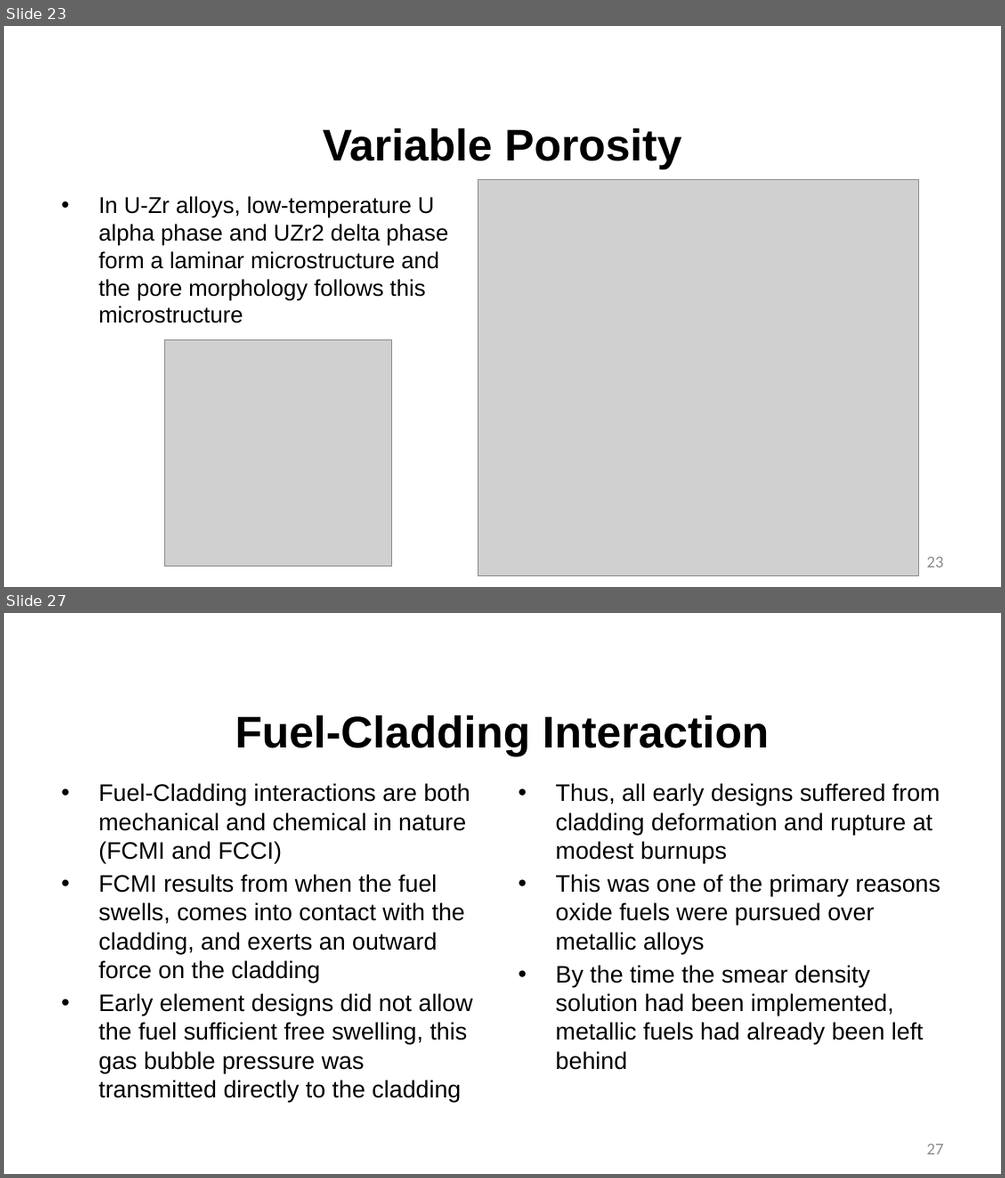
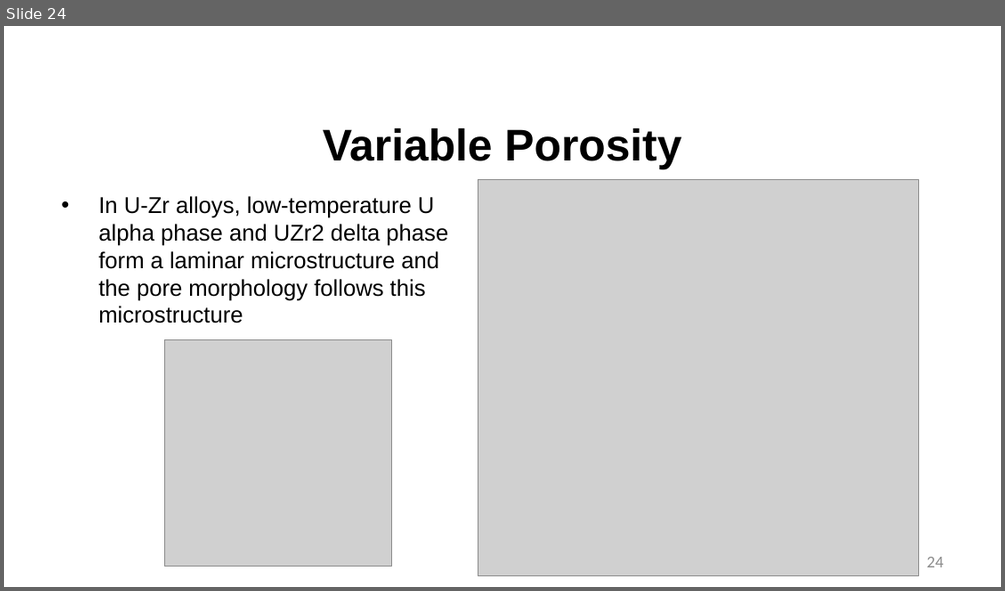
Before and after one commit to benbeeler/TEACHING, a slide deck: Advanced Reactor Materials/Fall2025/Lec9_SFRs.pptx. Shown one above the other, each under a label of ours: slides 23 and 27 before the commit, slide 24 after it; the slides between them are not shown. The pictures are 1005x1178 and 1005x591 pixels, drawn with LibreOffice and Linux fonts; fonts in the diff are those of the drawing; grey boxes stand for pictures; background and template pictures are left out. Boxes give left, top, right and bottom in pixels: in the first picture for what was removed or moved away, otherwise in the second. Text is boxed around its words. In the diff, an @@ line names an element or a change of style, - is before the commit and + after.

```diff
--- a/Advanced Reactor Materials/Fall2025/Lec9_SFRs.pptx
+++ b/Advanced Reactor Materials/Fall2025/Lec9_SFRs.pptx
@@ slide 27 removed at [4, 613, 1001, 1174], background #FFFFFF @@
@@ title removed at [235, 715, 769, 757] @@
-Fuel-Cladding Interaction
@@ text removed at [98, 783, 473, 1102] @@
-• Fuel-Cladding interactions are both mechanical and chemical in nature (FCMI and FCCI)
-• FCMI results from when the fuel swells, comes into contact with the cladding, and exerts an outward force on the cladding
-• Early element designs did not allow the fuel sufficient free swelling, this gas bubble pressure was transmitted directly to the cladding
@@ text removed at [556, 783, 940, 1070] @@
-• Thus, all early designs suffered from cladding deformation and rupture at modest burnups
-• This was one of the primary reasons oxide fuels were pursued over metallic alloys
-• By the time the smear density solution had been implemented, metallic fuels had already been left behind
@@ page number removed at [927, 1143, 944, 1154] @@
-27
@@ what was slide 23 is now slide 24 @@
@@ page number at [927, 556, 944, 567]: text changed @@
-23
+24
```
Also in this commit, not shown: 7 slides changed, 2 slides added, 22 other slides removed, 7 other files.
